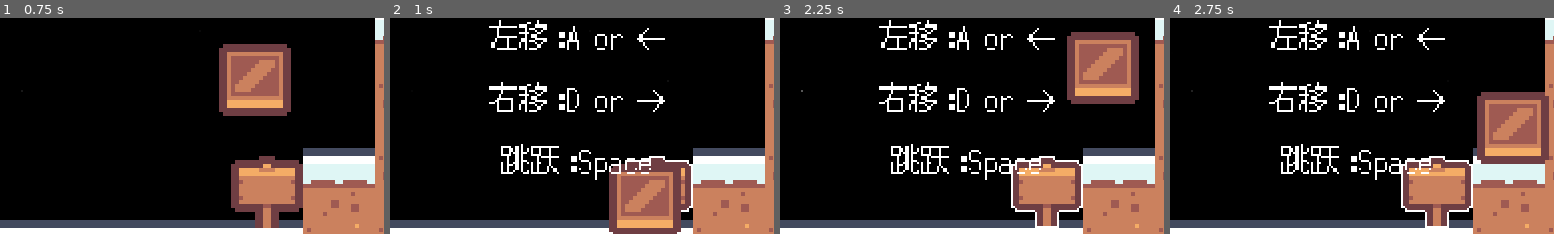
Above: before the commit, frames 1-4 (left to right).
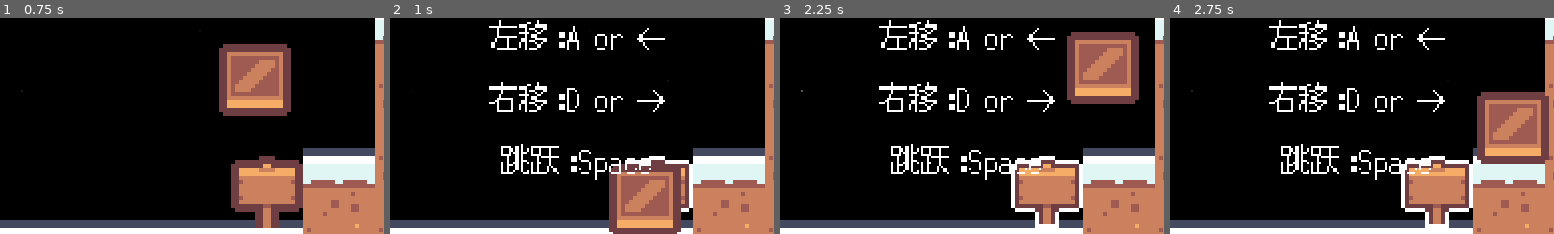
Above: after the commit, the same moments.

Repository: youer0219/Exocave
Game: Godot game, scene res://scenes/main_menu/MainMenu.tscn
The game is run twice, just before and just after one commit, with the same random seed, the same clock (stepped at 60 frames per second) and the same inputs.
Inputs (mouse positions are % of the whole screen's width and height, from its top left):
- Up to frame 1 (0.75 s): click (50, 59) at 0.5 s
- Up to frame 2 (1 s): no input
- Up to frame 3 (2.25 s): click (3, 6) at 1.25 s; tap Enter (ui_accept) at 2 s; move the mouse to (60, 77) at 2.02 s; hold Right (ui_right) from 2.03 s (still down)
- Up to frame 4 (2.75 s): keep holding Right (ui_right); tap Enter (ui_accept) at 2.27 s
The pictures show only the part of the screen within x 26-76%, y 37-87%; the shares and areas given below are measured in that part.

Frame 1 is identical in both runs. In frame 2, 0.2% of the frame differs, in the area x 61-79%, y 64-89%; in frame 3, 0.5%, in the area x 60-79%, y 64-97%; in frame 4, 0.5%.

Commit message:
部分修复特定相机缩放下告示牌描边错误问题

Diff:
--- a/scenes/billboard/billboard.gd
+++ b/scenes/billboard/billboard.gd
@@ -28,7 +28,7 @@
 		text_update.emit("")
 
 func outline():
-	image.material.set_shader_parameter("width",0.5)
+	image.material.set_shader_parameter("width",1.0)
 
 func hide_outline():
 	image.material.set_shader_parameter("width",0.0)
Not shown, changed: 开发日志.md
